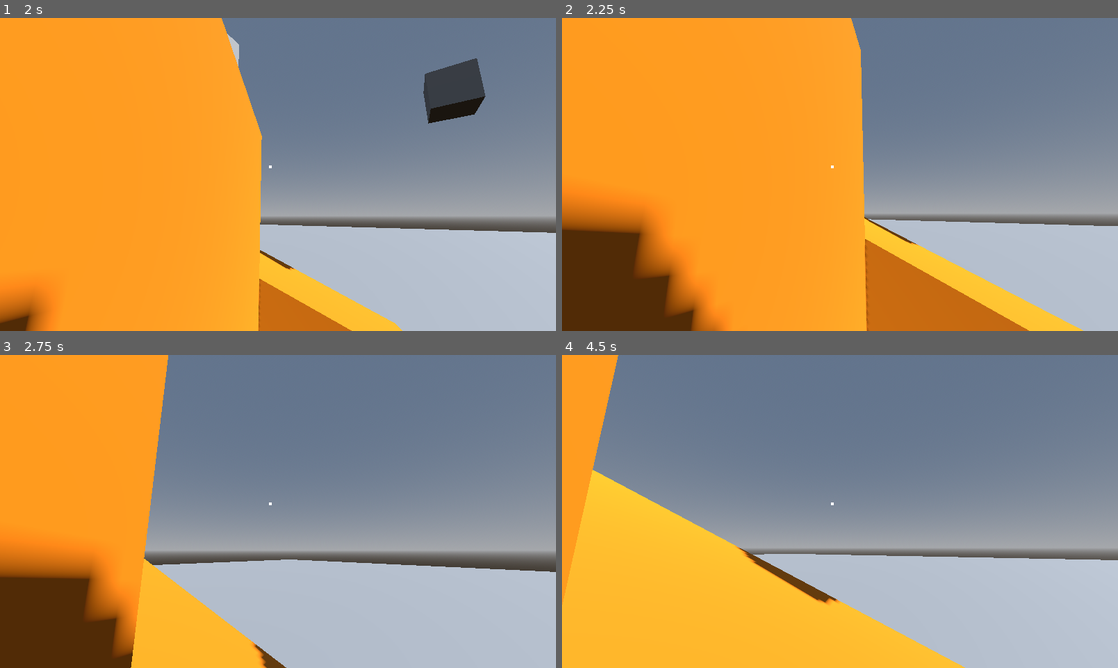
Above: before the commit, frames 1-4 (two rows, left to right).
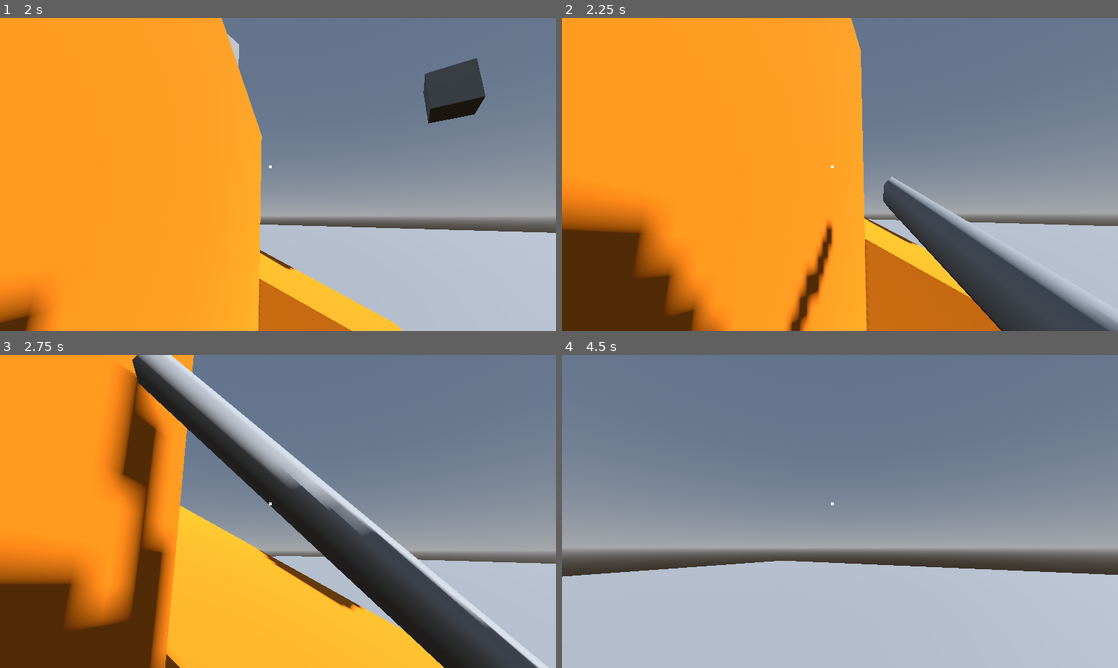
Above: after the commit, the same moments.

Repository: joeyvongphasouk/577-course-project
Game: Godot game, scene res://scenes/main_menu.tscn
Same seed, same stepped clock (60 frames per second), same inputs: the game is played once before the commit and once after it.
Inputs (mouse positions are in pixels of both pictures, inside the frame that each line leads up to):
- Up to frame 1 (2 s): click "Start" at 0.5 s; tap Enter (ui_accept) at 1.25, 1.52 s; move the mouse to (305, 174) at 1.27 s; hold W (move_forward) from 1.28 s (still down); click (305, 174) at 1.35 s
- Up to frame 2 (2.25 s): keep holding W (move_forward); move the mouse to (812, 174) at 2.02 s; click (812, 174) at 2.1 s
- Up to frame 3 (2.75 s): keep holding W (move_forward); tap Enter (ui_accept) at 2.27 s
- Up to frame 4 (4.5 s): keep holding W (move_forward); move the mouse to (851, 505) at 2.77 s; click (851, 505) at 2.85 s; tap Enter (ui_accept) at 3.5, 3.77 s; move the mouse to (834, 517) at 3.52 s; click (834, 517) at 3.6 s; move the mouse to (878, 514) at 4.27 s; click (878, 514) at 4.35 s

Frame 1 is identical in both runs. In frame 2, 7.9% of the frame differs, in the area x 40-100%, y 50-100%; in frame 3, 38%, in the area x 0-100%, y 0-100%; in frame 4, 30%.

Commit message:
imn going crazy trying to implement this

Diff:
--- /dev/null
+++ b/scenes/grappling_hook.tscn
@@ -0,0 +1,19 @@
+[gd_scene load_steps=3 format=3 uid="uid://b67a0smlut71j"]
+
+[ext_resource type="Script" path="res://scripts/grappling_hook.gd" id="1_46y2w"]
+
+[sub_resource type="CylinderMesh" id="CylinderMesh_immrf"]
+top_radius = 0.05
+bottom_radius = 0.05
+height = 1.0
+radial_segments = 6
+rings = 60
+
+[node name="GrapplingHook" type="Node3D"]
+script = ExtResource("1_46y2w")
+
+[node name="RopeRoot" type="Node3D" parent="."]
+
+[node name="Rope" type="MeshInstance3D" parent="RopeRoot"]
+transform = Transform3D(1, 0, 0, 0, -4.37114e-08, -1, 0, 1, -4.37114e-08, 0, 0, -0.5)
+mesh = SubResource("CylinderMesh_immrf")
--- a/scenes/player.tscn
+++ b/scenes/player.tscn
@@ -1,6 +1,7 @@
-[gd_scene load_steps=5 format=3 uid="uid://dkdw4ky2ef0l0"]
+[gd_scene load_steps=6 format=3 uid="uid://dkdw4ky2ef0l0"]
 
 [ext_resource type="Script" path="res://scripts/player.gd" id="1_rjqoc"]
+[ext_resource type="PackedScene" uid="uid://b67a0smlut71j" path="res://scenes/grappling_hook.tscn" id="2_pxra8"]
 
 [sub_resource type="CapsuleShape3D" id="CapsuleShape3D_smimx"]
 
@@ -25,6 +26,9 @@
 [node name="Camera3D" type="Camera3D" parent="."]
 transform = Transform3D(1, 0, 0, 0, 1, 0, 0, 0, 1, 0, 0.786717, 0)
 
+[node name="GrapplingHook" parent="Camera3D" instance=ExtResource("2_pxra8")]
+transform = Transform3D(1, 0, 0, 0, 1, 0, 0, 0, 1, 0.4, -0.3, -0.3)
+
 [node name="Crosshair" type="ColorRect" parent="Camera3D"]
 anchors_preset = 8
 anchor_left = 0.5
--- /dev/null
+++ b/scripts/grappling_hook.gd
@@ -0,0 +1,91 @@
+extends Node3D
+
+# got this code from https://www.youtube.com/watch?v=07tfCS_RRGM
+
+@onready var rope: MeshInstance3D = $RopeRoot/Rope
+@onready var rope_root: Node3D = $RopeRoot
+@onready var player: CharacterBody3D = get_parent().get_parent()  # Get the parent of the hook, which is the player
+
+
+var is_grappled: bool
+var grapple_target: PhysicsBody3D
+var grapple_point_local_pos: Vector3
+var acceleration: float = 10.0
+
+# Called when the node enters the scene tree for the first time.
+func _ready() -> void:
+	rope.visible = false
+	pass # Replace with function body.
+
+
+# Called every frame. 'delta' is the elapsed time since the previous frame.
+func _process(delta: float) -> void:
+	pass
+
+func _physics_process(delta: float) -> void:
+	process_input()
+	process_grapple()
+
+func process_input():
+	if Input.is_action_just_pressed("grapple"):
+		if is_grappled:
+			is_grappled = false
+			rope.visible = false
+			grapple_point_local_pos = Vector3.ZERO
+			grapple_target = null
+			global_rotation_degrees = Vector3.ZERO
+
+		else:
+			var from = global_position
+			var forward = -global_basis.z
+			var to = global_position + forward * 500
+			var raycast_result = get_world_3d().direct_space_state.intersect_ray(
+				PhysicsRayQueryParameters3D.create(from, to)
+			)
+
+			# check if we hit something
+			if not raycast_result.is_empty():
+				var node_hit = raycast_result["collider"] as PhysicsBody3D  # Corrected cast
+				if node_hit:
+					grapple_target = node_hit
+					grapple_point_local_pos = node_hit.to_local(raycast_result["position"])
+					is_grappled = true
+					rope.visible = true
+
+
+#func process_input():
+	#if Input.is_action_just_pressed("grapple"):
+		#if is_grappled:
+			#is_grappled = false
+			#rope.visible = false
+			#grapple_point_local_pos = Vector3.ZERO
+			#grapple_target = null
+		#else:
+			#var from = global_position
+			#var forward = -global_basis.z
+			#var to = global_position + forward * 500
+			#var raycast_result = get_world_3d().direct_space_state.intersect_ray(PhysicsRayQueryParameters3D.create(from, to))
+			#
+			## check if we hit something
+			#if not raycast_result.is_empty():
+				#var node_hit = raycast_result["collider"] as Node3D
+				#if node_hit is PhysicsBody3D:
+					#grapple_target = node_hit
+					#grapple_point_local_pos = node_hit.to_local(raycast_result["position"] as Vector3)
+					#is_grappled = true
+					#rope.visible = true
+
+func process_grapple():
+	if is_grappled:
+		var grapple_point_global_pos = grapple_target.to_global(grapple_point_local_pos)
+		look_at(grapple_point_global_pos)
+
+		var displacement = global_position - grapple_point_global_pos
+		rope.scale = Vector3(1.0, 1.0, displacement.length())
+
+		# Apply force using velocity
+		if player:
+			var force = displacement.normalized() * acceleration
+			player.velocity = force  # Apply the force directly to the player's velocity
+		else:
+			print("Error: player is null!")
--- a/scripts/pause_menu.gd
+++ b/scripts/pause_menu.gd
@@ -1,6 +1,6 @@
 extends Control
 
-var menus = true
+var menus: bool = true
 
 func _ready() -> void:
 	set_process_unhandled_input(true)
--- a/scripts/player.gd
+++ b/scripts/player.gd
@@ -5,12 +5,14 @@
 const JUMP_VELOCITY = 4.5
 @onready var camera_3d: Camera3D = $Camera3D
 
-var sensitivity = 0.002
+var sensitivity: float = 0.002
+var mass: float = 1.0
 #
 #func _ready() -> void:
 	#Input.set_mouse_mode(Input.MOUSE_MODE_CAPTURED)
 
 func _unhandled_input(event) -> void:
+
 
 	# Look around
 	if event is InputEventMouseMotion:
@@ -18,7 +20,7 @@
 		camera_3d.rotation.x = camera_3d.rotation.x - event.relative.y * sensitivity
 
 		# dont want to spin all the way
-		camera_3d.rotation.x = clamp(camera_3d.rotation.x, deg_to_rad(-85), deg_to_rad(85))
+		camera_3d.rotation.x = clamp(camera_3d.rotation.x, deg_to_rad(-90), deg_to_rad(90))
 
 func _physics_process(delta: float) -> void:
 	# Add the gravity.
